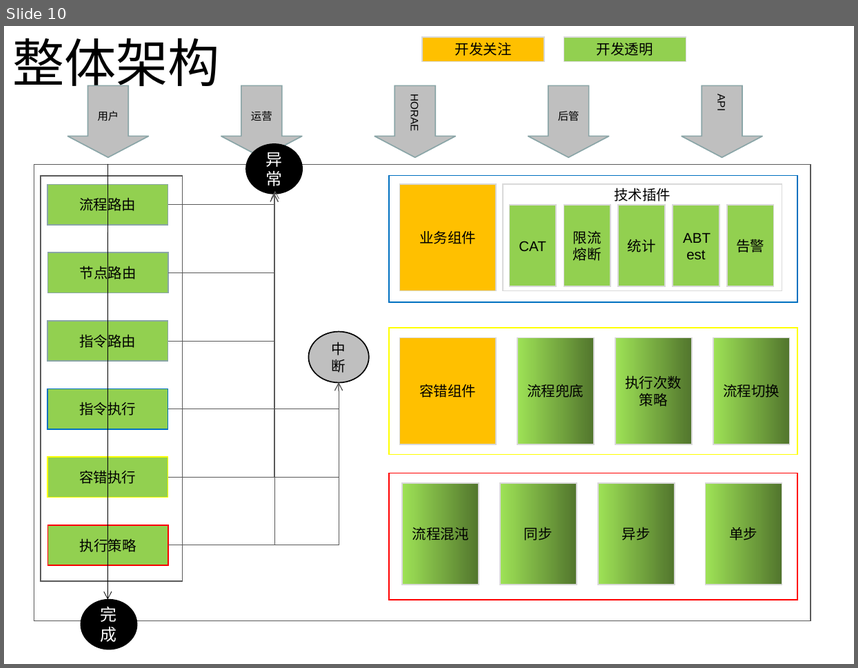
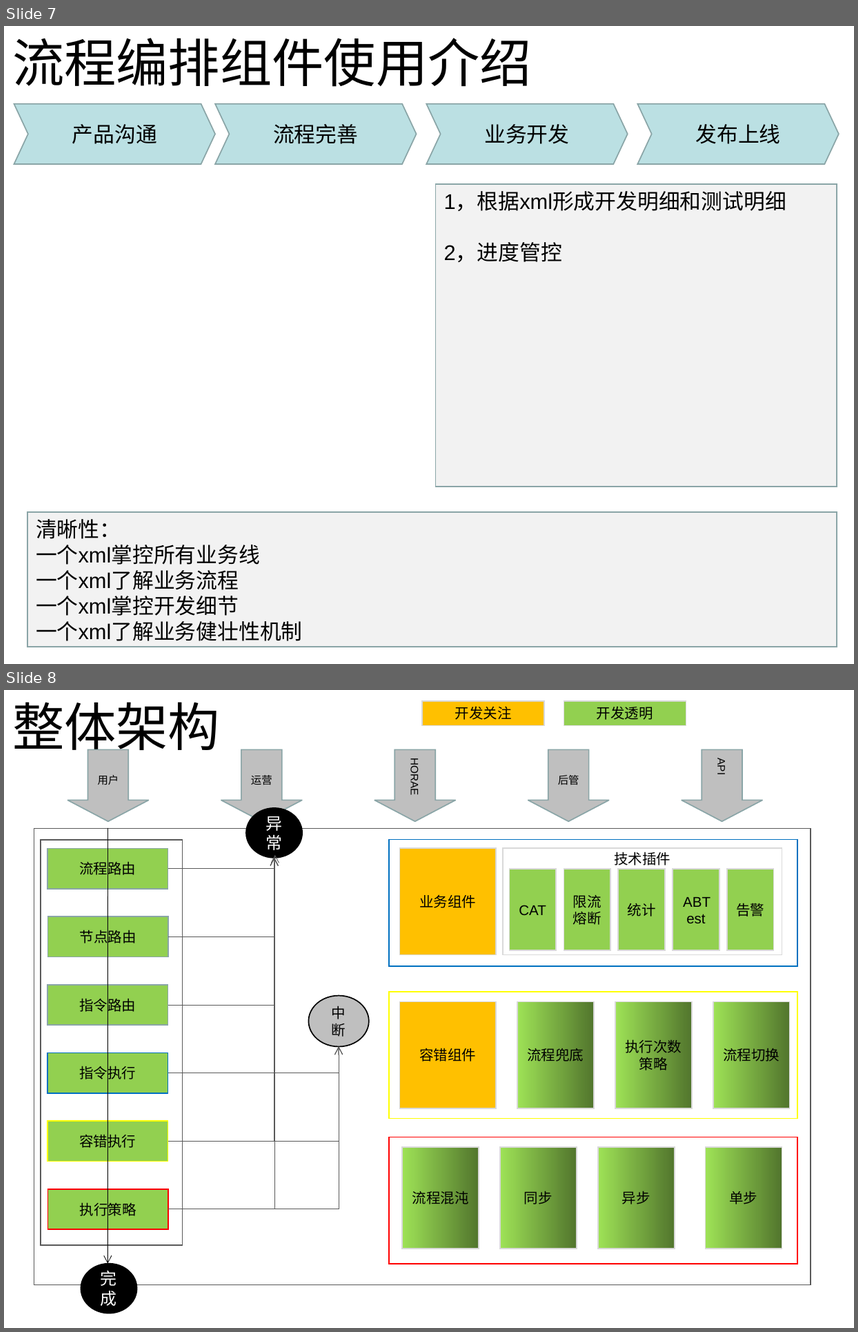
Before and after one commit to mmbbdddd/process-control, a slide deck: doc/流程编排组件说明.pptx. Shown one above the other, each under a label of ours: slide 10 before the commit, slides 7 and 8 after it. The pictures are 858x668 and 858x1332 pixels, drawn with LibreOffice and Linux fonts; fonts in the diff are those of the drawing. Boxes give left, top, right and bottom in pixels: in the first picture for what was removed or moved away, otherwise in the second. Text is boxed around its words. In the diff, an @@ line names an element or a change of style, - is before the commit and + after.

```diff
--- a/doc/流程编排组件说明.pptx
+++ b/doc/流程编排组件说明.pptx
@@ slide 7 added at (4,26,854,664), background #FFFFFF @@
@@ title added at (12,38,532,87), 44 pt, text #000000 @@
+流程编排组件使用介绍
@@ group added at (14,103,839,164): 4 chevrons @@
+产品沟通
+流程完善
+业务开发
+发布上线
@@ rectangle added at (436,184,837,487), fill #F2F2F2, outline #8AA6A8 1 pt, 18 pt, text #000000 @@
+1，根据xml形成开发明细和测试明细
+2，进度管控
@@ rectangle added at (27,511,837,646), fill #F2F2F2, outline #8AA6A8 1 pt, 18 pt, text #000000 @@
+清晰性：
+一个xml掌控所有业务线
+一个xml了解业务流程
+一个xml掌控开发细节
+一个xml了解业务健壮性机制
@@ what was slide 10 is now slide 8 @@
```
Also in this commit, not shown: 2 slides changed, 4 other slides added, 10 slides removed, 2 other files.
